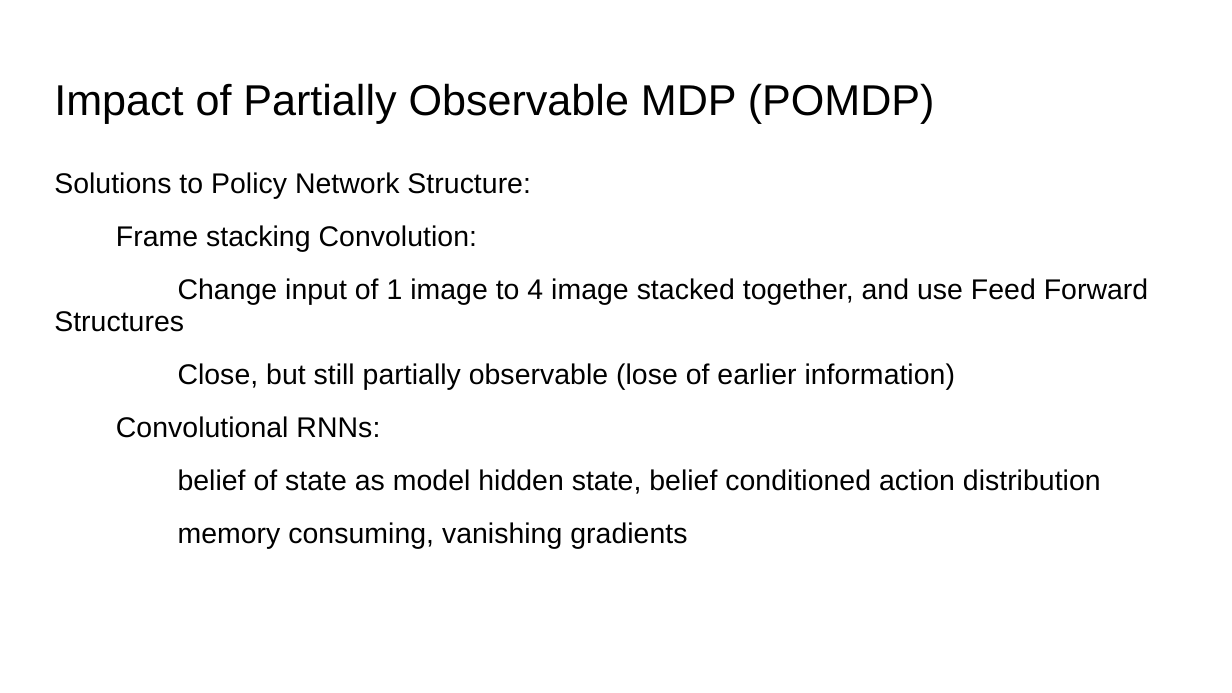
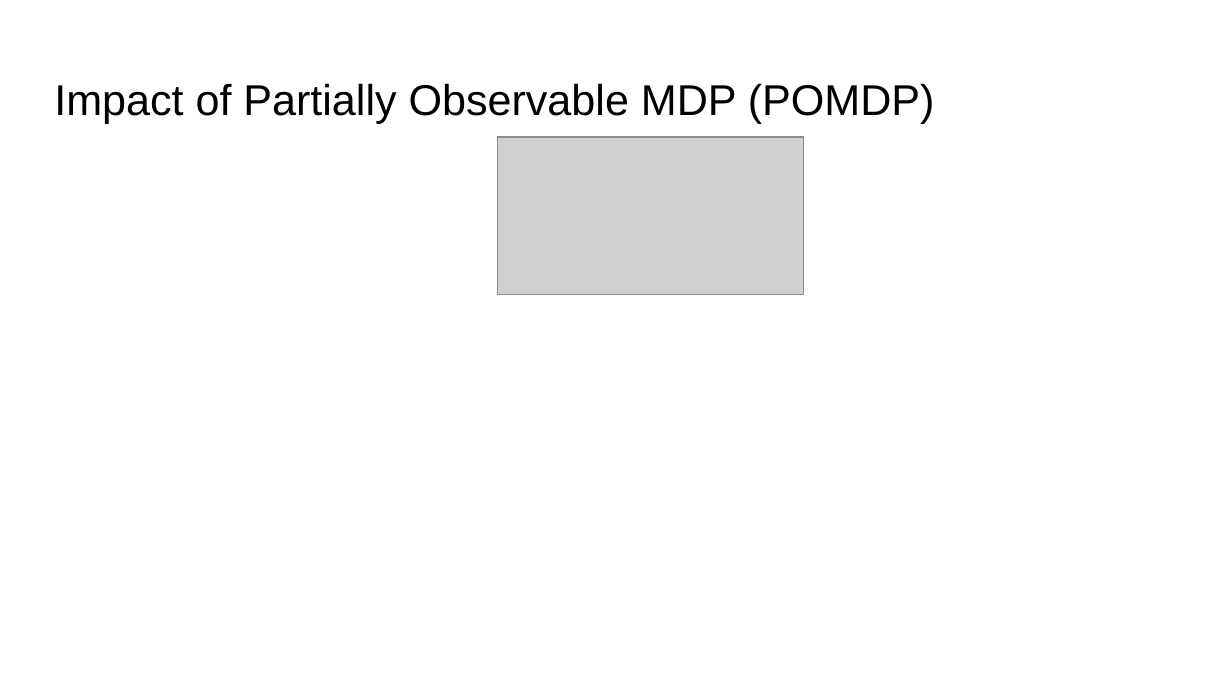
Before and after one commit to Stevenhunter167/Towards-Interpretable-Reinforcement-Learning-Using-Attention-Augmented-Agents-Replication, a slide deck: slide 8 of Presentation.pptx. Drawn at 1232x693 pixels with LibreOffice and Linux fonts; fonts in the diff are those of the drawing; grey boxes stand for pictures. Boxes give left, top, right and bottom in pixels: in the first picture for what was removed or moved away, otherwise in the second. Text is boxed around its words. In the diff, an @@ line names an element or a change of style, - is before the commit and + after.

```diff
--- a/Presentation.pptx
+++ b/Presentation.pptx
@@ picture added at <box>498,137,803,294</box> @@
@@ text removed at <box>54,172,1149,549</box> @@
-Solutions to Policy Network Structure:
-Frame stacking Convolution:
-Change input of 1 image to 4 image stacked together, and use Feed Forward Structures
-Close, but still partially observable (lose of earlier information)
-Convolutional RNNs:
-belief of state as model hidden state, belief conditioned action distribution
-memory consuming, vanishing gradients
```
Also in this commit, not shown: 12 other slides changed, 1 slide added, 1 other file.
